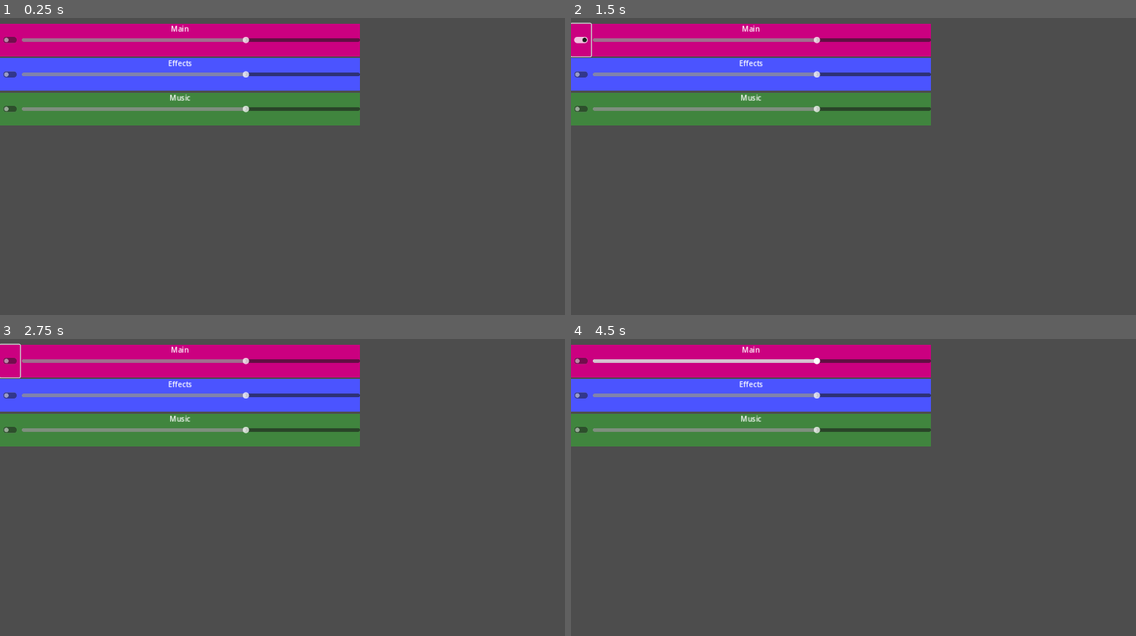
Above: before the commit, frames 1-4 (two rows, left to right).
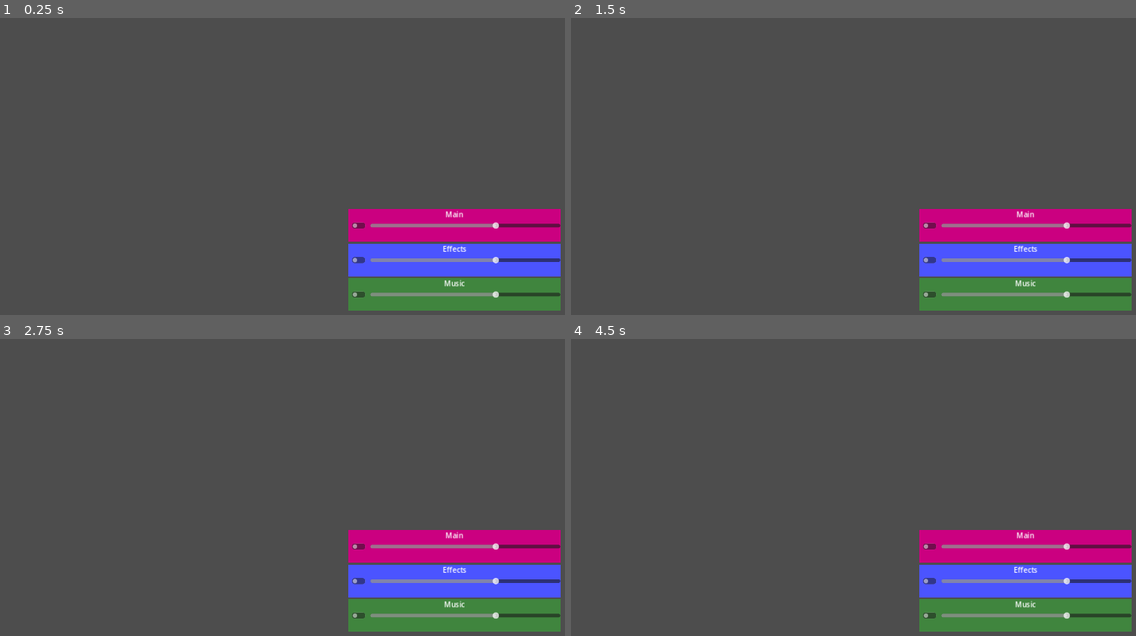
Above: after the commit, the same moments.

Repository: ktosox/Tool_Box_2
Game: Godot game, scene res://systems/settings_system/settings_autoload.tscn
Two runs of this game, one before a commit and one after it. Both use one fixed random seed, a clock stepped at 60 frames per second and the inputs below. The project has no main scene, so this scene is started directly.
Inputs (mouse positions are in pixels of both pictures, inside the frame that each line leads up to):
- Up to frame 1 (0.25 s): no input
- Up to frame 2 (1.5 s): tap Enter (ui_accept) at 0.5, 0.77 s; move the mouse to (989, 154) at 0.52 s; hold Right (ui_right) 0.53-1.25 s; click (989, 154) at 0.67 s; click (582, 38) at 1.27 s
- Up to frame 3 (2.75 s): tap Enter (ui_accept) at 2 s; drag from (175, 508) to (259, 555) at 2.02 s
- Up to frame 4 (4.5 s): tap Enter (ui_accept) at 2.75, 3.5, 4.25 s; move the mouse to (921, 419) at 2.77 s; hold Left (ui_left) 2.78-3.5 s; drag from (830, 555) to (689, 442) at 3.52 s; move the mouse to (1034, 540) at 4.27 s; hold Right (ui_right) from 4.28 s (still down)

The runs differ from the first frame. In frame 1, 33% of the frame differs, in the area x 0-100%, y 1-99%; in frame 2, 33%; in frame 3, 33%; in frame 4, 33%.

Commit message:
added a screen correction shader

Diff:
--- a/project.godot
+++ b/project.godot
@@ -13,6 +13,10 @@
 config/name="Tool_Box_2"
 config/features=PackedStringArray("4.3", "GL Compatibility")
 config/icon="res://icon.svg"
+
+[autoload]
+
+SettingsAutoload="*res://systems/settings_system/settings_autoload.tscn"
 
 [display]
 
--- a/systems/settings_system/settings_autoload.tscn
+++ b/systems/settings_system/settings_autoload.tscn
@@ -1,7 +1,34 @@
-[gd_scene load_steps=3 format=3 uid="uid://cwtl5c1tu4ppe"]
+[gd_scene load_steps=5 format=3 uid="uid://cwtl5c1tu4ppe"]
 
 [ext_resource type="Script" path="res://systems/settings_system/settings_autoload.gd" id="1_0ikpp"]
 [ext_resource type="PackedScene" uid="uid://cwa2cv6lsgki6" path="res://systems/settings_system/sound_setter.tscn" id="2_fwc0t"]
+
+[sub_resource type="Shader" id="Shader_bw435"]
+code = "shader_type canvas_item;
+// code lifted from the shader tutorail on the documentation
+
+uniform sampler2D screen_texture : hint_screen_texture, repeat_disable, filter_nearest;
+
+uniform float brightness = 1.0;
+uniform float contrast = 1.0;
+uniform float saturation = 1.0;
+
+void fragment() {
+    vec3 c = textureLod(screen_texture, SCREEN_UV, 0.0).rgb;
+
+    c.rgb = mix(vec3(0.0), c.rgb, brightness);
+    c.rgb = mix(vec3(0.5), c.rgb, contrast);
+    c.rgb = mix(vec3(dot(vec3(1.0), c.rgb) * 0.33333), c.rgb, saturation);
+
+    COLOR.rgb = c;
+}
+"
+
+[sub_resource type="ShaderMaterial" id="ShaderMaterial_adrdl"]
+shader = SubResource("Shader_bw435")
+shader_parameter/brightness = 1.0
+shader_parameter/contrast = 1.0
+shader_parameter/saturation = 1.0
 
 [node name="SettingsAutoload" type="Control"]
 layout_mode = 3
@@ -12,11 +39,25 @@
 grow_vertical = 2
 script = ExtResource("1_0ikpp")
 
+[node name="ScreenCorrection" type="CanvasLayer" parent="."]
+
+[node name="ShaderHolder" type="ColorRect" parent="ScreenCorrection"]
+material = SubResource("ShaderMaterial_adrdl")
+anchors_preset = 15
+anchor_right = 1.0
+anchor_bottom = 1.0
+grow_horizontal = 2
+grow_vertical = 2
+
+[node name="SettingsButton" type="CanvasLayer" parent="."]
+
 [node name="SettingsWindow" type="CanvasLayer" parent="."]
 
 [node name="Sound" type="VBoxContainer" parent="SettingsWindow"]
-offset_right = 792.0
-offset_bottom = 300.0
+offset_left = 767.0
+offset_top = 421.0
+offset_right = 1233.0
+offset_bottom = 697.0
 alignment = 1
 
 [node name="SoundSetter" parent="SettingsWindow/Sound" instance=ExtResource("2_fwc0t")]
--- a/systems/settings_system/sound_setter.tscn
+++ b/systems/settings_system/sound_setter.tscn
@@ -2,6 +2,21 @@
 
 [ext_resource type="Script" path="res://systems/settings_system/sound_setter.gd" id="1_wvucb"]
 [ext_resource type="AudioStream" uid="uid://d1j7xlb6utcoj" path="res://systems/settings_system/beep 2.wav" id="2_otl65"]
+
+[sub_resource type="Animation" id="Animation_fo8gr"]
+length = 0.001
+tracks/0/type = "value"
+tracks/0/imported = false
+tracks/0/enabled = true
+tracks/0/path = NodePath(".:volume_db")
+tracks/0/interp = 1
+tracks/0/loop_wrap = true
+tracks/0/keys = {
+"times": PackedFloat32Array(0),
+"transitions": PackedFloat32Array(1),
+"update": 0,
+"values": [0.0]
+}
 
 [sub_resource type="Animation" id="Animation_8n614"]
 resource_name = "auto_play"
@@ -17,21 +32,6 @@
 "transitions": PackedFloat32Array(1, 0.5),
 "update": 0,
 "values": [-80.0, 0.0]
-}
-
-[sub_resource type="Animation" id="Animation_fo8gr"]
-length = 0.001
-tracks/0/type = "value"
-tracks/0/imported = false
-tracks/0/enabled = true
-tracks/0/path = NodePath(".:volume_db")
-tracks/0/interp = 1
-tracks/0/loop_wrap = true
-tracks/0/keys = {
-"times": PackedFloat32Array(0),
-"transitions": PackedFloat32Array(1),
-"update": 0,
-"values": [0.0]
 }
 
 [sub_resource type="AnimationLibrary" id="AnimationLibrary_8o6xe"]
